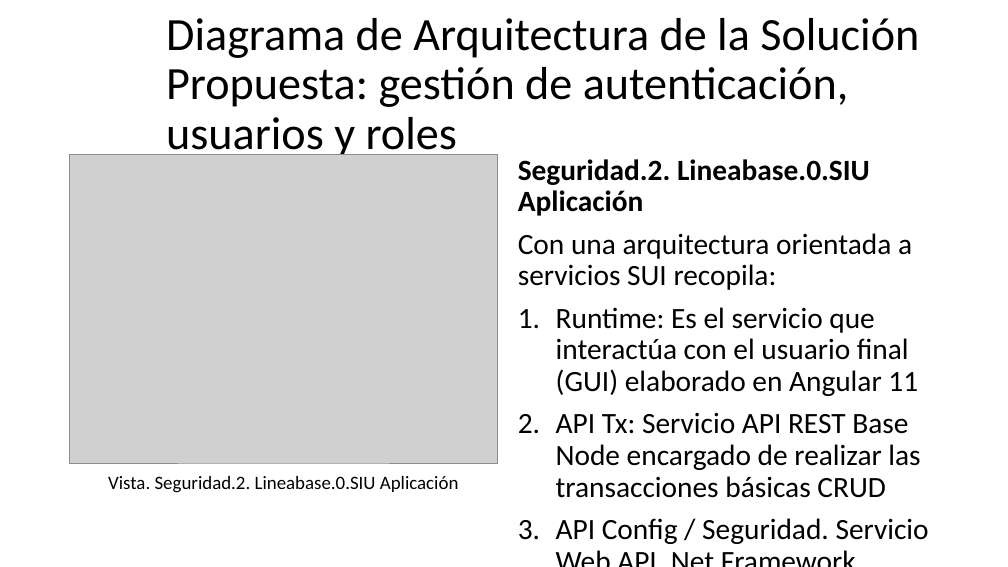
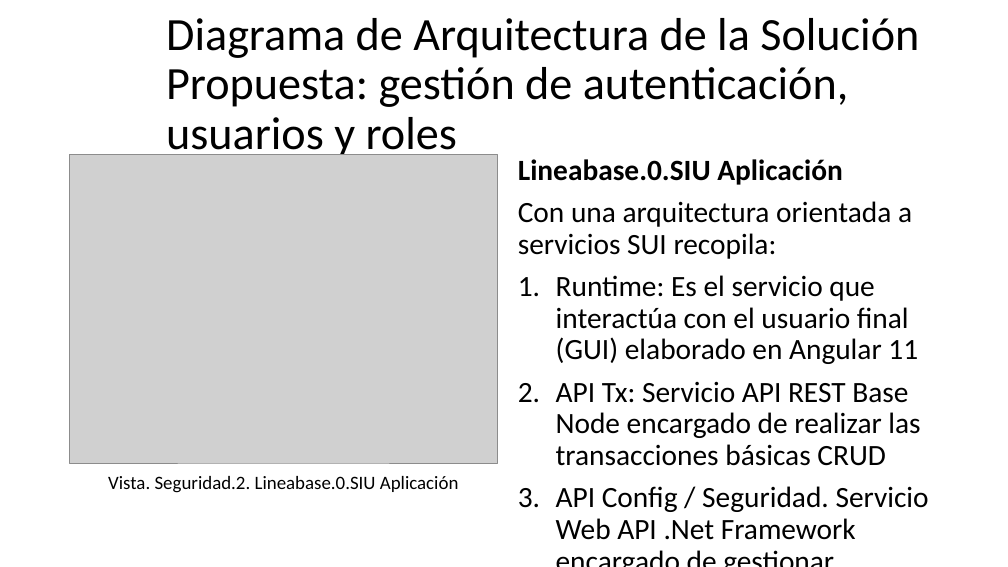
Before and after one commit to hwong23/pgn-078, a slide deck: slide 6 of content/pptxoutpt.pptx. Drawn at 1008x567 pixels with LibreOffice and Linux fonts; fonts in the diff are those of the drawing; grey boxes stand for pictures; background and template pictures are left out. Boxes give left, top, right and bottom in pixels: in the first picture for what was removed or moved away, otherwise in the second. Text is boxed around its words. In the diff, an @@ line names an element or a change of style, - is before the commit and + after.

```diff
--- a/content/pptxoutpt.pptx
+++ b/content/pptxoutpt.pptx
@@ text at [518, 159, 843, 185]: text changed @@
-Seguridad.2. Lineabase.0.SIU Aplicación
+Lineabase.0.SIU Aplicación
```
Also in this commit, not shown: 5 other files.
